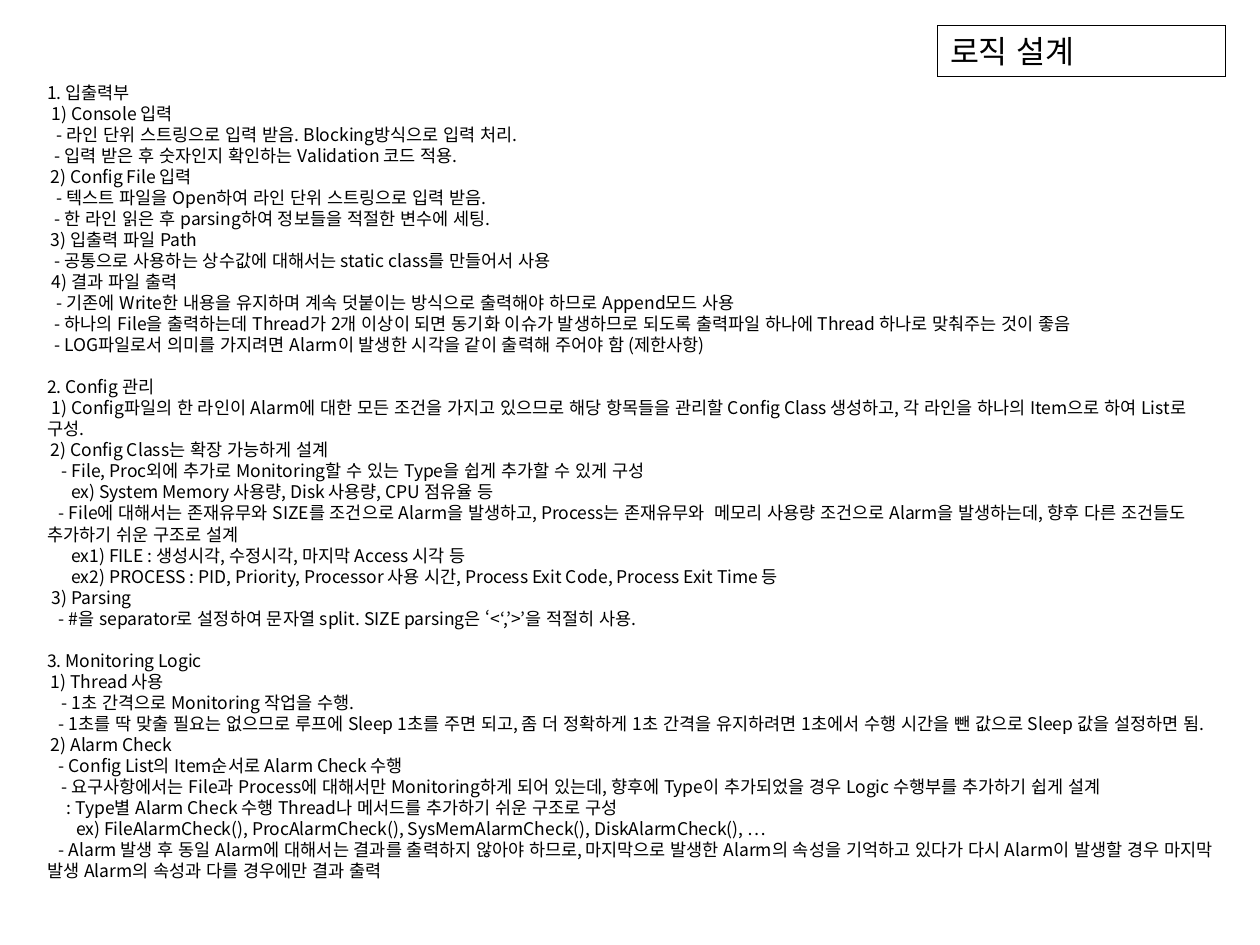
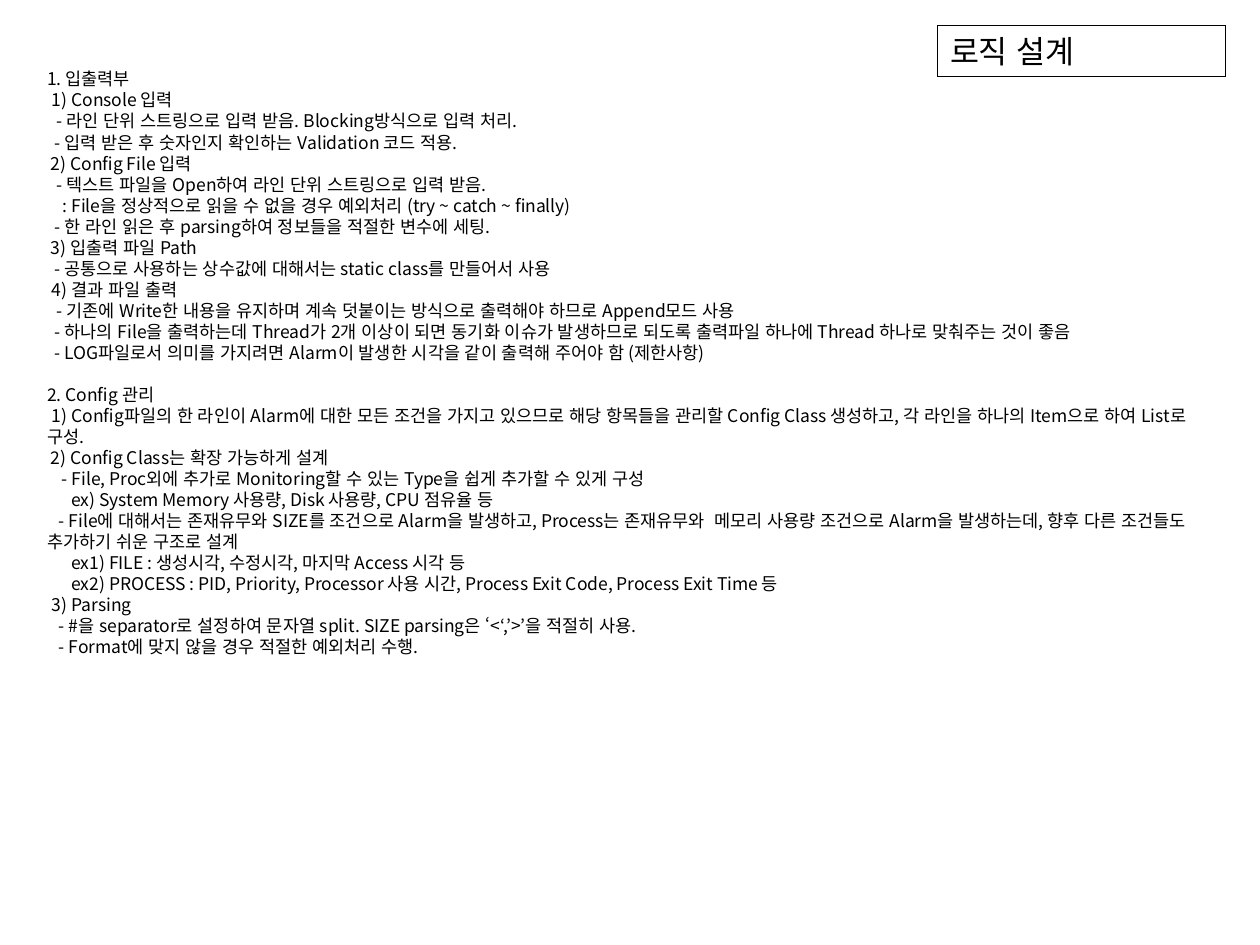
Before and after one commit to ambidext/CS_ConsoleGit, a slide deck: slide 13 of Monitoring/fc.pptx. Drawn at 1260x945 pixels with LibreOffice and Linux fonts; fonts in the diff are those of the drawing. Boxes give left, top, right and bottom in pixels: in the first picture for what was removed or moved away, otherwise in the second. Text is boxed around its words. In the diff, an @@ line names an element or a change of style, - is before the commit and + after.

```diff
--- a/Monitoring/fc.pptx
+++ b/Monitoring/fc.pptx
@@ text "1. 입출력부 1) Console 입력 ...": place and size @@
-text "1. 입출력부 1) Console 입력 ..." at box(47, 84, 1212, 879)
+text "1. 입출력부 1) Console 입력 ..." at box(47, 70, 1186, 655)
@@ text at box(47, 70, 571, 258): text changed @@
-1. 입출력부
-1) Console 입력
-- 라인 단위 스트링으로 입력 받음. Blocking방식으로 입력 처리.
-- 입력 받은 후 숫자인지 확인하는 Validation 코드 적용.
-2) Config File 입력
-- 텍스트 파일을 Open하여 라인 단위 스트링으로 입력 받음.
-- 한 라인 읽은 후 parsing하여 정보들을 적절한 변수에 세팅.
-3) 입출력 파일 Path
+1. 입출력부
+1) Console 입력
+- 라인 단위 스트링으로 입력 받음. Blocking방식으로 입력 처리.
+- 입력 받은 후 숫자인지 확인하는 Validation 코드 적용.
+2) Config File 입력
+- 텍스트 파일을 Open하여 라인 단위 스트링으로 입력 받음.
+: File을 정상적으로 읽을 수 없을 경우 예외처리 (try ~ catch ~ finally)
+- 한 라인 읽은 후 parsing하여 정보들을 적절한 변수에 세팅.
+3) 입출력 파일 Path
@@ text at box(47, 509, 1186, 655): text changed @@
-- File에 대해서는 존재유무와 SIZE를 조건으로 Alarm을 발생하고, Process는 존재유무와 메모리 사용량 조건으로 Alarm을 발생하는데, 향후 다른 조건들도 추가하기 쉬운 구조로 설계
-ex1) FILE : 생성시각, 수정시각, 마지막 Access 시각 등
-ex2) PROCESS : PID, Priority, Processor 사용 시간, Process Exit Code, Process Exit Time 등
-3) Parsing
-- #을 separator로 설정하여 문자열 split. SIZE parsing은 ‘<‘,’>’을 적절히 사용.
-3. Monitoring Logic
-1) Thread 사용
-- 1초 간격으로 Monitoring 작업을 수행.
-- 1초를 딱 맞출 필요는 없으므로 루프에 Sleep 1초를 주면 되고, 좀 더 정확하게 1초 간격을 유지하려면 1초에서 수행 시간을 뺀 값으로 Sleep 값을 설정하면 됨.
-2) Alarm Check
-- Config List의 Item순서로 Alarm Check 수행
-- 요구사항에서는 File과 Process에 대해서만 Monitoring하게 되어 있는데, 향후에 Type이 추가되었을 경우 Logic 수행부를 추가하기 쉽게 설계
-: Type별 Alarm Check 수행 Thread나 메서드를 추가하기 쉬운 구조로 구성
-ex) FileAlarmCheck(), ProcAlarmCheck(), SysMemAlarmCheck(), DiskAlarmCheck(), …
-- Alarm 발생 후 동일 Alarm에 대해서는 결과를 출력하지 않아야 하므로, 마지막으로 발생한 Alarm의 속성을 기억하고 있다가 다시 Alarm이 발생할 경우 마지막 발생 Alarm의 속성과 다를 경우에만 결과 출력
+- File에 대해서는 존재유무와 SIZE를 조건으로 Alarm을 발생하고, Process는 존재유무와 메모리 사용량 조건으로 Alarm을 발생하는데, 향후 다른 조건들도 추가하기 쉬운 구조로 설계
+ex1) FILE : 생성시각, 수정시각, 마지막 Access 시각 등
+ex2) PROCESS : PID, Priority, Processor 사용 시간, Process Exit Code, Process Exit Time 등
+3) Parsing
+- #을 separator로 설정하여 문자열 split. SIZE parsing은 ‘<‘,’>’을 적절히 사용.
+- Format에 맞지 않을 경우 적절한 예외처리 수행.
```
Also in this commit, not shown: 1 other slide changed.
